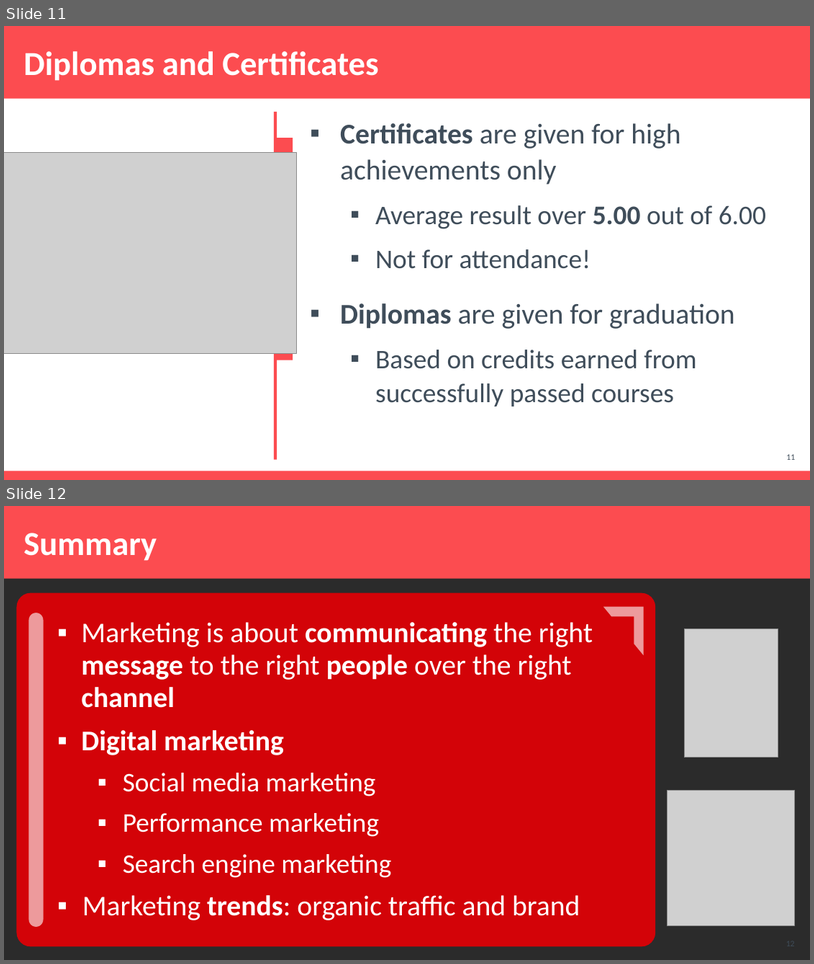
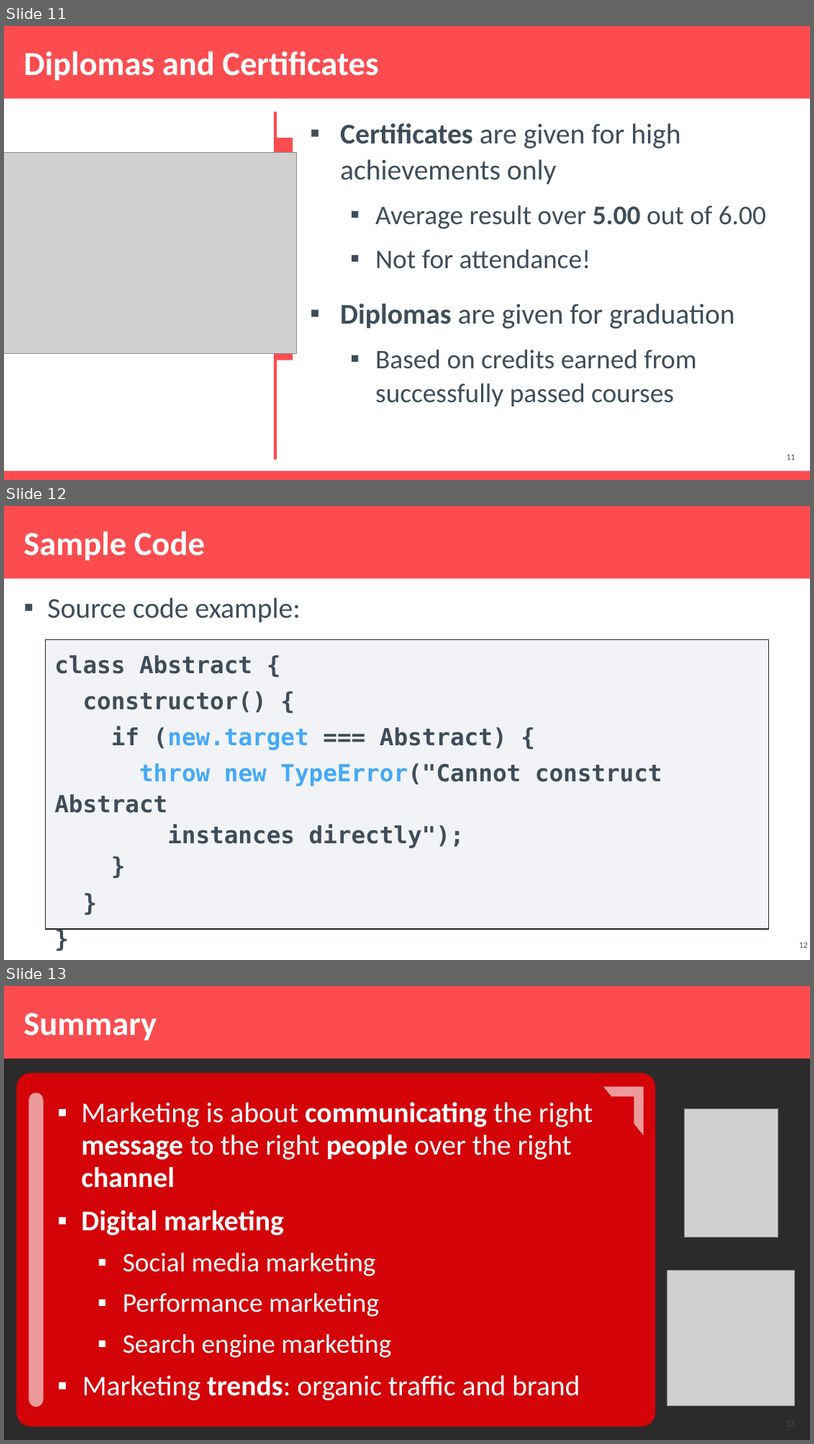
Before and after one commit to SoftUni/SoftUni-Course-Converter, a slide deck: Document-Templates/SoftUni-Digital-PowerPoint-Template-Nov-2019.pptx. Shown one above the other, each under a label of ours: slides 11 and 12 before the commit, slides 11, 12 and 13 after it. The pictures are 814x964 and 814x1444 pixels, drawn with LibreOffice and Linux fonts; fonts in the diff are those of the drawing; grey boxes stand for pictures; background and template pictures are left out; a plain dark background stands for a picture behind light text. Boxes give left, top, right and bottom in pixels: in the first picture for what was removed or moved away, otherwise in the second. Text is boxed around its words. In the diff, an @@ line names an element or a change of style, - is before the commit and + after.

```diff
--- a/Document-Templates/SoftUni-Digital-PowerPoint-Template-Nov-2019.pptx
+++ b/Document-Templates/SoftUni-Digital-PowerPoint-Template-Nov-2019.pptx
@@ slide 12 added at [4,506,810,960], background picture (left out); not listed: 1 template element that a slide beside it also shows @@
@@ title added at [23,531,205,561], 40 pt, text #FFFFFF, bold @@
+Sample Code
@@ text added at [47,597,301,623], 34 pt, text #3F4D5A @@
+▪ Source code example:
@@ text added at [45,640,769,929], fill #ADB4C3 at 15% opacity, outline #20262D 1 pt, 28 pt, text #3F4D5A, bold @@
+class Abstract {
+constructor() {
+if (new.target === Abstract) {
+throw new TypeError("Cannot construct Abstract
+instances directly");
+}
+}
+}
@@ page number added at [800,942,808,947], 10 pt, text #3F4D5A @@
+12
@@ what was slide 12 is now slide 13 @@
```
Also in this commit, not shown: 1 other file.
